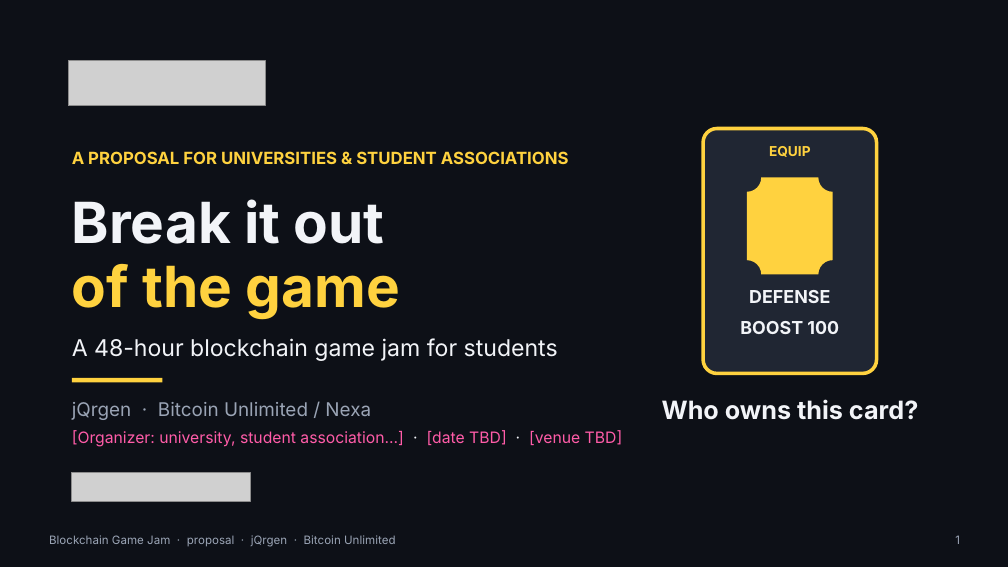
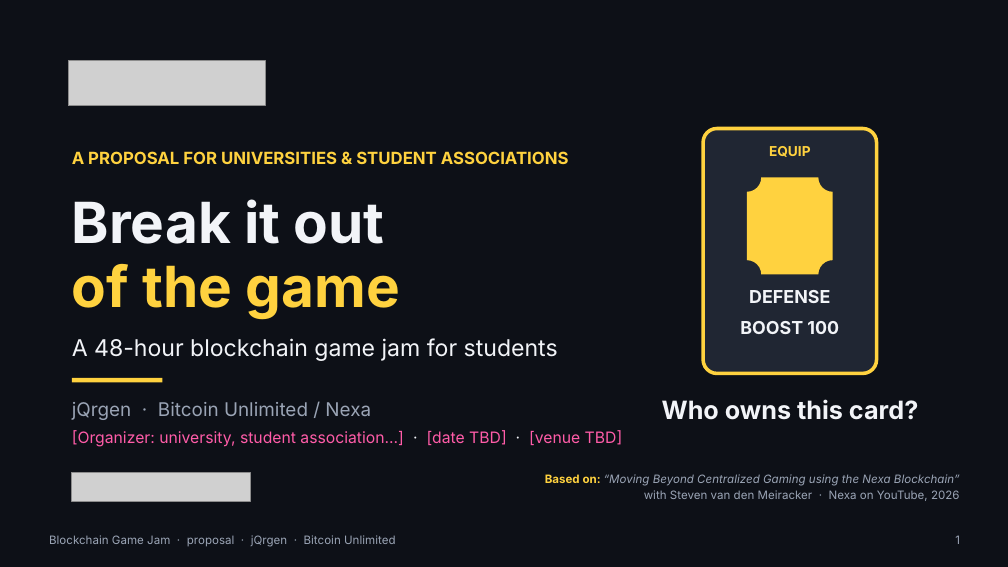
Before and after one commit to jQrgen/presentations, a slide deck: slide 1 of docs/blockchain-game-jam/blockchain-game-jam.pptx. Drawn at 1008x567 pixels with LibreOffice and Linux fonts; fonts in the diff are those of the drawing; grey boxes stand for pictures. Boxes give left, top, right and bottom in pixels: in the first picture for what was removed or moved away, otherwise in the second. Text is boxed around its words. In the diff, an @@ line names an element or a change of style, - is before the commit and + after.

Commit message:
Blockchain Game Jam deck: credit the source talk (title slide) and add Watch the talk + QR (closing slide); add deck source

```diff
--- a/docs/blockchain-game-jam/blockchain-game-jam.pptx
+++ b/docs/blockchain-game-jam/blockchain-game-jam.pptx
@@ text added at (545,474,960,501), 11 pt, text #9AA4B5, italic @@
+Based on: “Moving Beyond Centralized Gaming using the Nexa Blockchain”
+with Steven van den Meiracker · Nexa on YouTube, 2026
```
Also in this commit, not shown: 1 other slide changed, 10 other files.
